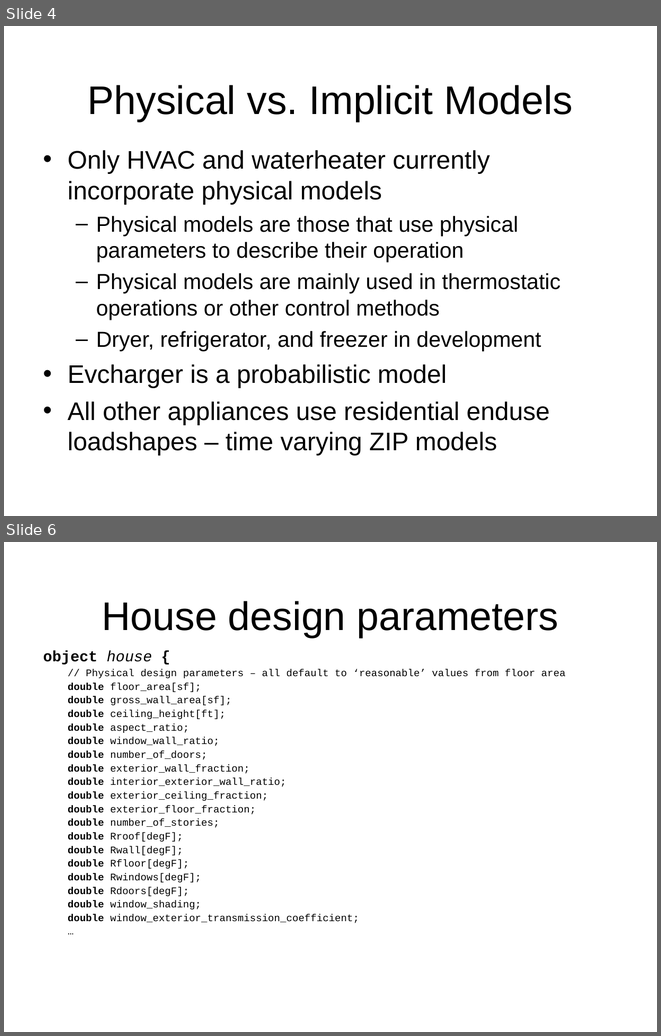
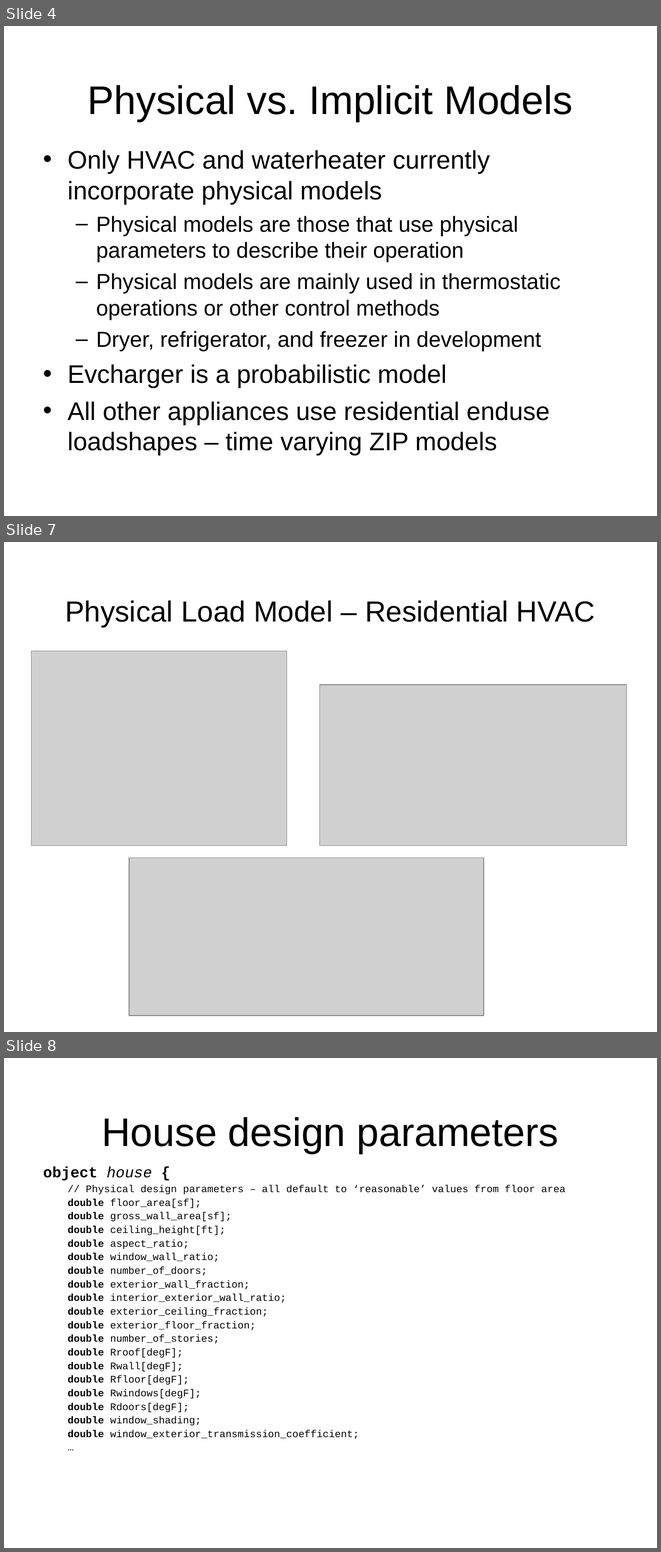
Before and after one commit to gridlab-d/course, a slide deck: FourDayCourse/3.2 - Residential.ppt. Shown one above the other, each under a label of ours: slides 4 and 6 before the commit, slides 4, 7 and 8 after it; the slides between them are not shown. The pictures are 661x1036 and 661x1552 pixels, drawn with LibreOffice and Linux fonts; fonts in the diff are those of the drawing; grey boxes stand for pictures; background and template pictures are left out. Boxes give left, top, right and bottom in pixels: in the first picture for what was removed or moved away, otherwise in the second. Text is boxed around its words. In the diff, an @@ line names an element or a change of style, - is before the commit and + after.

```diff
--- a/FourDayCourse/3.2 - Residential.ppt
+++ b/FourDayCourse/3.2 - Residential.ppt
@@ slide 7 added at (x1=4, y1=542, x2=657, y2=1032), background picture (left out) @@
@@ title added at (x1=65, y1=600, x2=595, y2=627), 32 pt, text #000000 @@
+Physical Load Model – Residential HVAC
@@ picture added at (x1=32, y1=651, x2=288, y2=846) @@
@@ picture added at (x1=319, y1=685, x2=626, y2=846) @@
@@ picture added at (x1=130, y1=857, x2=484, y2=1015) @@
@@ what was slide 6 is now slide 8 @@
```
Also in this commit, not shown: 2 other slides added, 1 slide removed, 13 other files.
